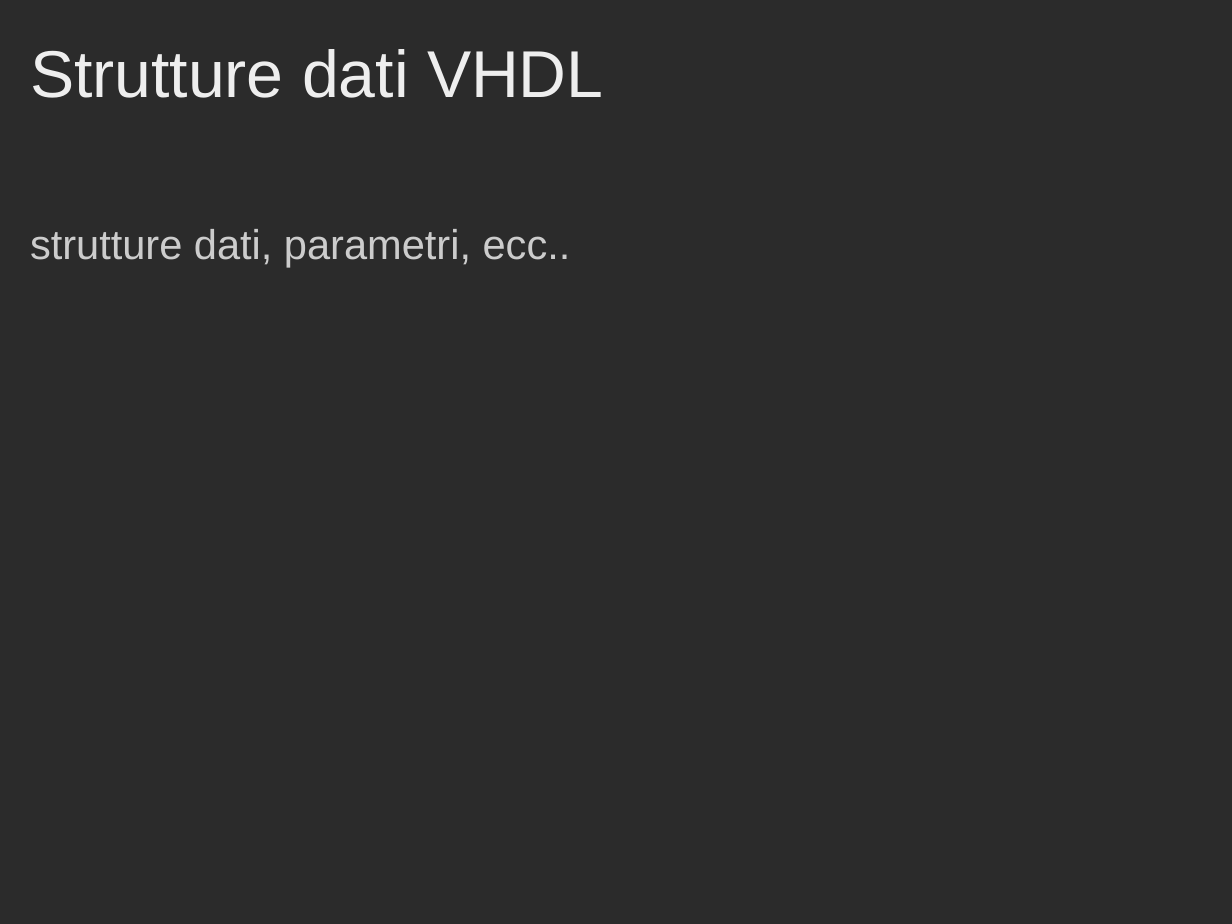
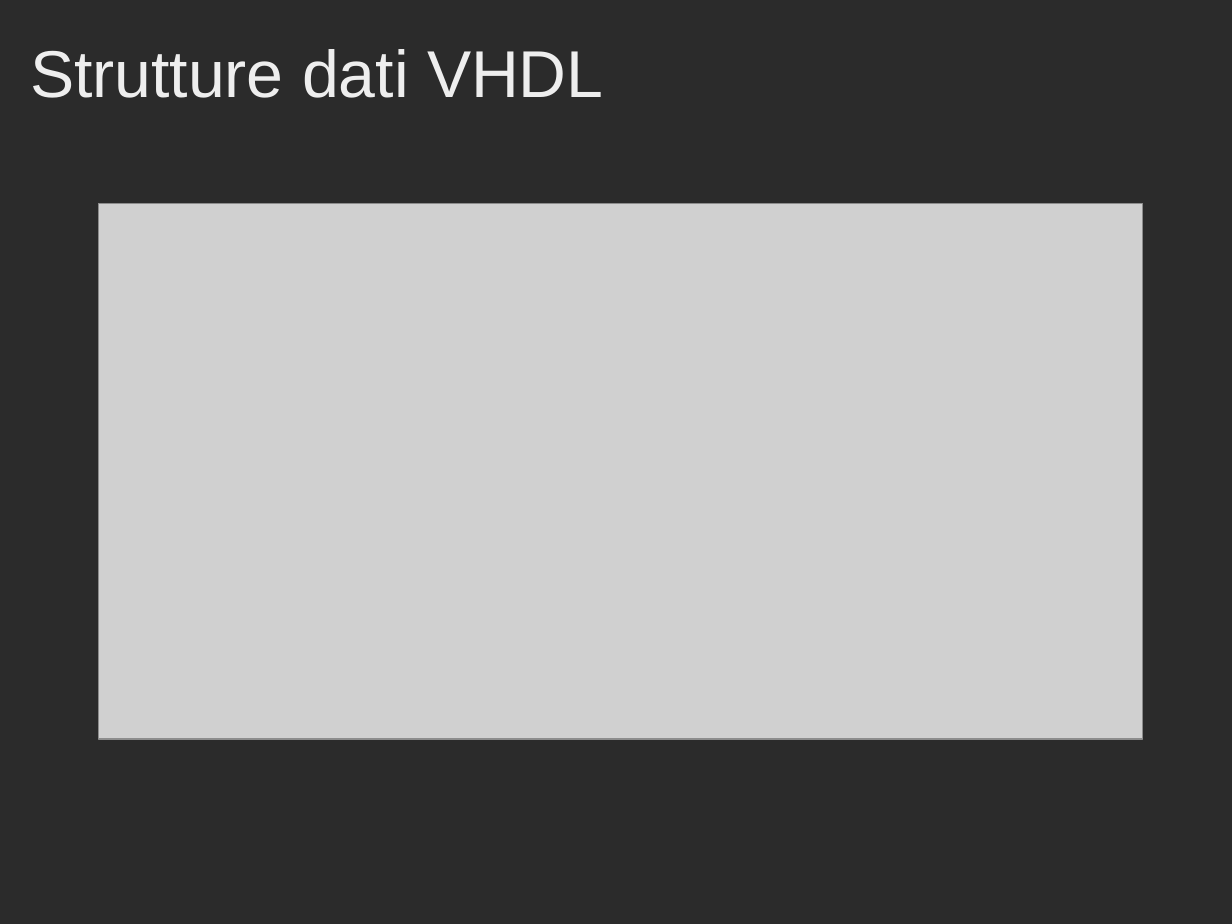
Before and after one commit to Muffo/dlxcache, a slide deck: slide 5 of Presentazione_Progetto_Cache.ppt (slide 4 before the commit). Drawn at 1232x924 pixels with LibreOffice and Linux fonts; fonts in the diff are those of the drawing; grey boxes stand for pictures; background and template pictures are left out; a plain dark background stands for a picture behind light text. Boxes give left, top, right and bottom in pixels: in the first picture for what was removed or moved away, otherwise in the second. Text is boxed around its words. In the diff, an @@ line names an element or a change of style, - is before the commit and + after.

```diff
--- a/Presentazione_Progetto_Cache.ppt
+++ b/Presentazione_Progetto_Cache.ppt
@@ picture added at [99, 203, 1142, 739] @@
@@ text removed at [30, 229, 571, 267] @@
-strutture dati, parametri, ecc..
```
Also in this commit, not shown: 2 other slides changed, 6 slides added, 2 slides removed, 6 other files.
